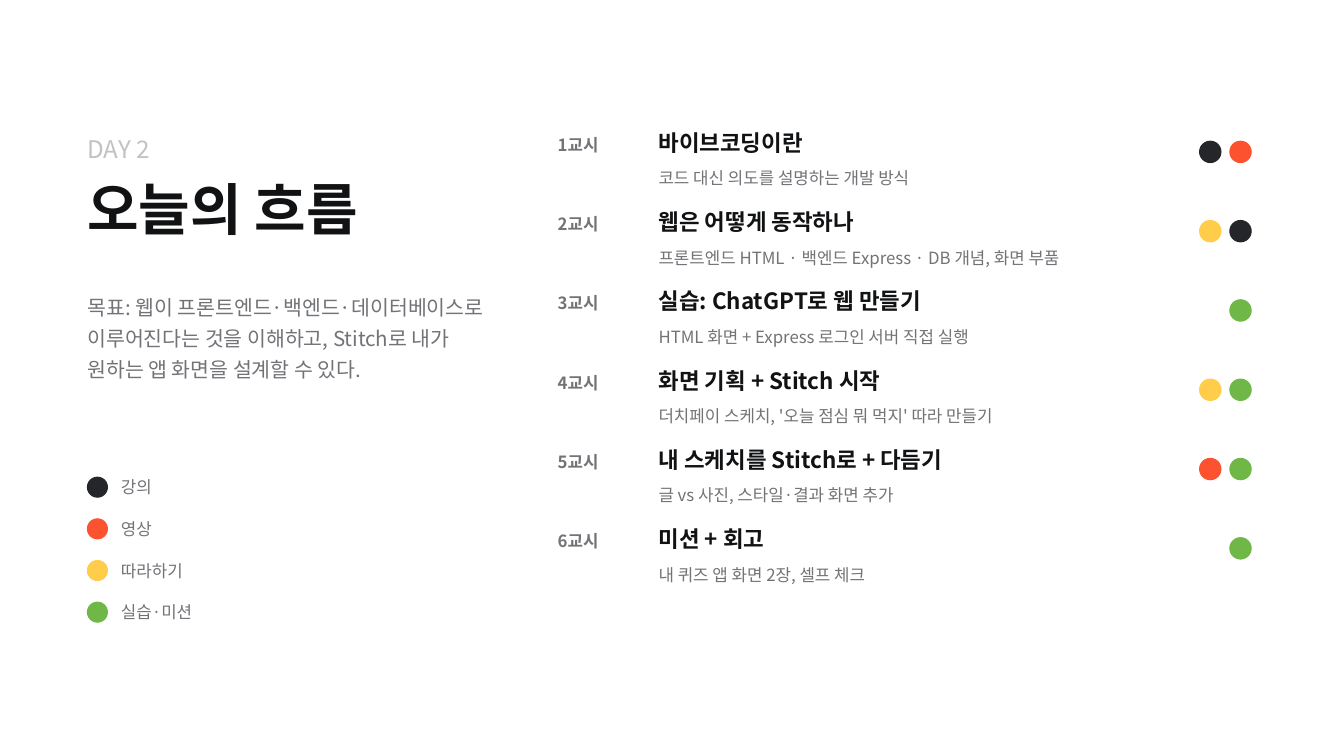
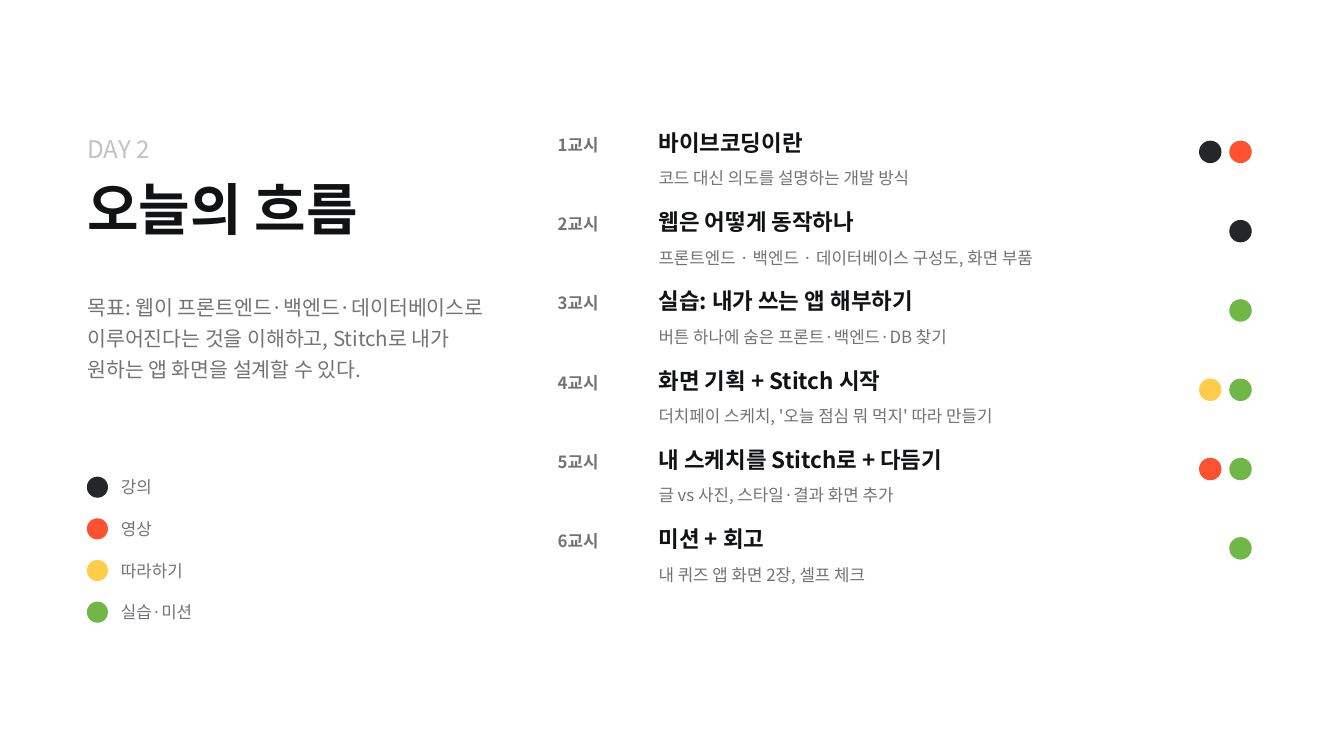
Before and after one commit to pa3757/KPX_knewdeal, a slide deck: slide 2 of instructor/2일차_바이브코딩_Stitch.pptx. Drawn at 1344x756 pixels with LibreOffice and Linux fonts; fonts in the diff are those of the drawing; background and template pictures are left out. Boxes give left, top, right and bottom in pixels: in the first picture for what was removed or moved away, otherwise in the second. Text is boxed around its words. In the diff, an @@ line names an element or a change of style, - is before the commit and + after.

```diff
--- a/instructor/2일차_바이브코딩_Stitch.pptx
+++ b/instructor/2일차_바이브코딩_Stitch.pptx
@@ ellipse removed at [1200, 220, 1221, 242] @@
@@ text at [659, 250, 1033, 267]: text changed @@
-프론트엔드 HTML · 백엔드 Express · DB 개념, 화면 부품
+프론트엔드 · 백엔드 · 데이터베이스 구성도, 화면 부품
@@ text at [659, 290, 912, 311]: text changed @@
-실습: ChatGPT로 웹 만들기
+실습: 내가 쓰는 앱 해부하기
@@ text at [659, 329, 947, 345]: text changed @@
-HTML 화면 + Express 로그인 서버 직접 실행
+버튼 하나에 숨은 프론트·백엔드·DB 찾기
```
Also in this commit, not shown: 6 other slides changed, 4 slides added, 4 slides removed, 37 other files.
